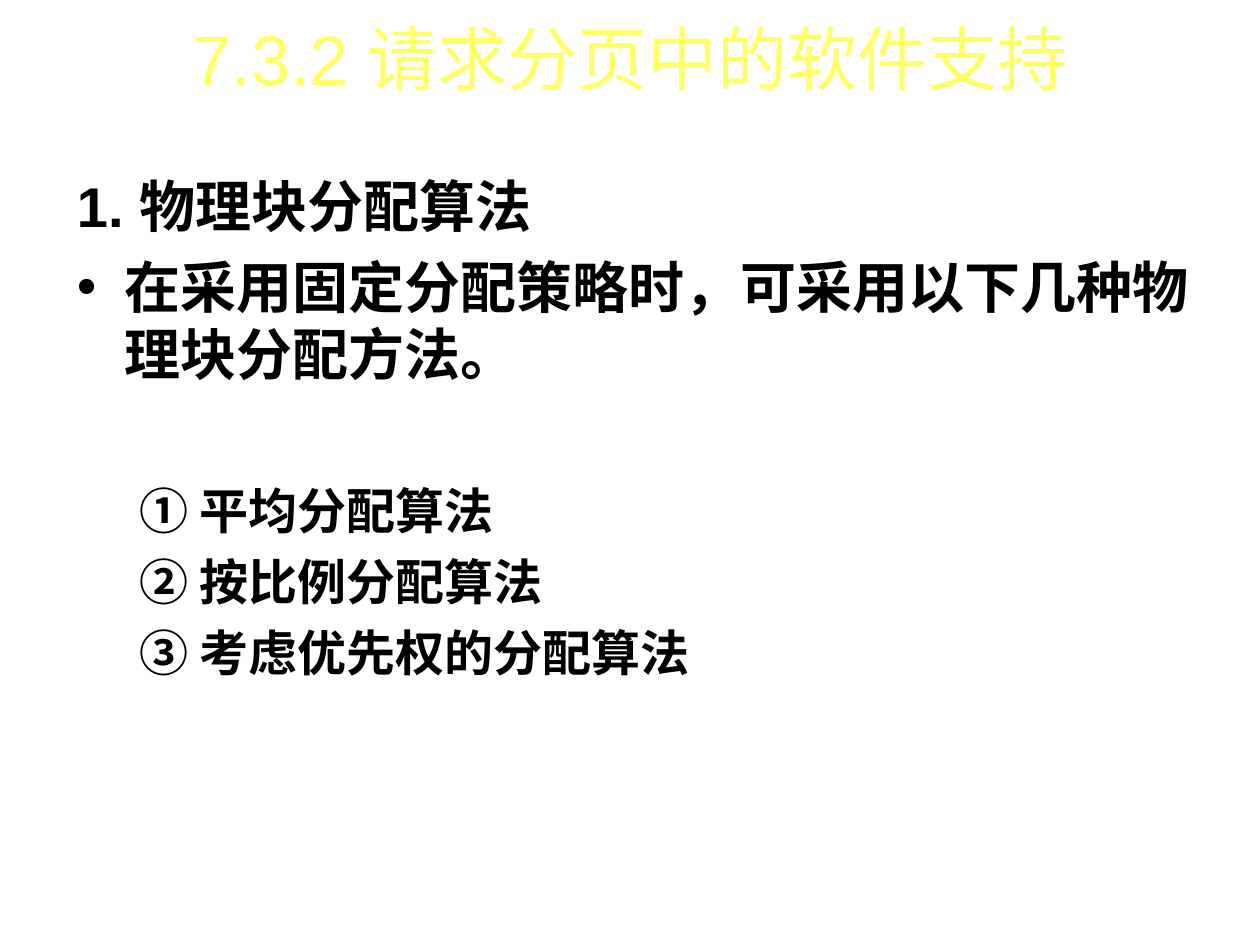
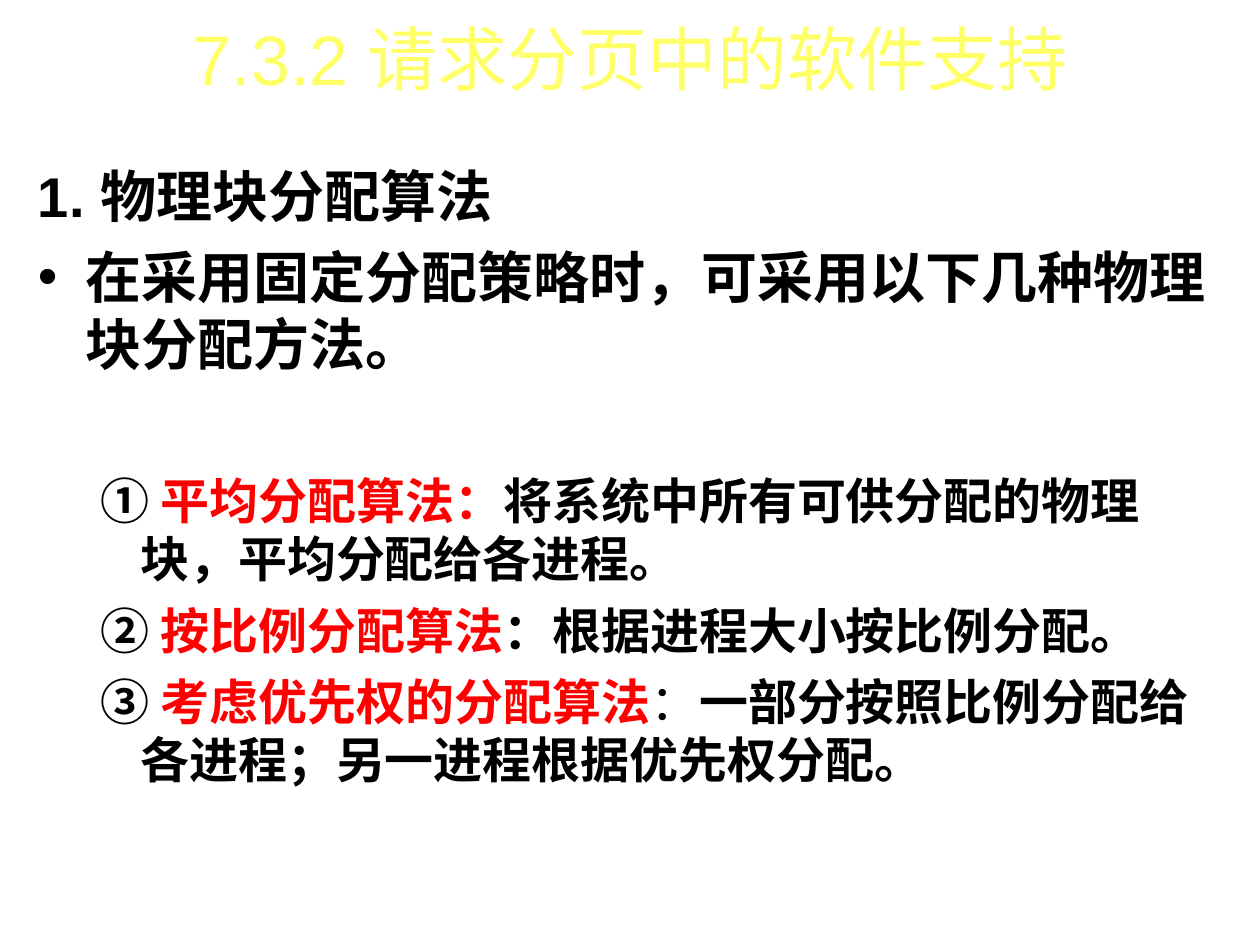
Before and after one commit to FourierAI/Operating-system, a slide deck: slide 18 of 操作系统-第7章.ppt (slide 22 before the commit). Drawn at 1260x945 pixels with LibreOffice and Linux fonts; fonts in the diff are those of the drawing; background and template pictures are left out. Boxes give left, top, right and bottom in pixels: in the first picture for what was removed or moved away, otherwise in the second. Text is boxed around its words. In the diff, an @@ line names an element or a change of style, - is before the commit and + after.

```diff
--- a/操作系统-第7章.ppt
+++ b/操作系统-第7章.ppt
@@ text "1. 物理块分配算法": place and size @@
-text "1. 物理块分配算法" at bbox=[77, 179, 1188, 676]
+text "1. 物理块分配算法" at bbox=[38, 169, 1205, 787]
@@ text at bbox=[101, 477, 1189, 787]: text changed @@
-  ① 平均分配算法
-  ② 按比例分配算法
-  ③ 考虑优先权的分配算法
+  ① 平均分配算法：将系统中所有可供分配的物理块，平均分配给各进程。
+  ② 按比例分配算法：根据进程大小按比例分配。
+  ③ 考虑优先权的分配算法：一部分按照比例分配给各进程；另一进程根据优先权分配。
```
Also in this commit, not shown: 24 other slides changed, 7 slides added, 27 slides removed, 4 other files.
